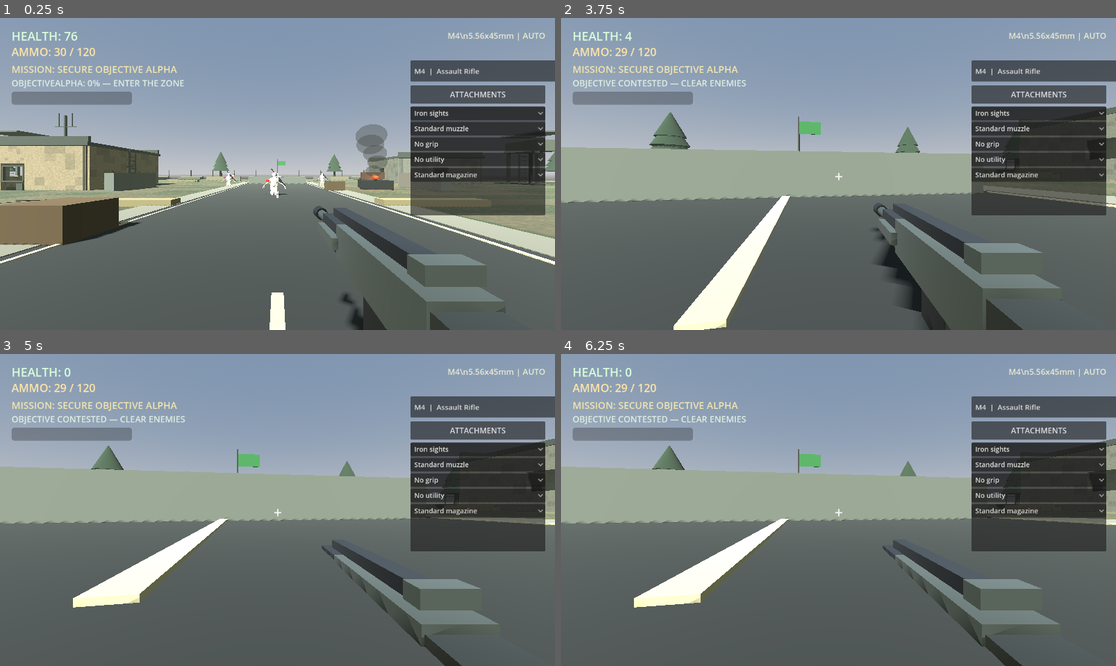
Above: before the commit, frames 1-4 (two rows, left to right).
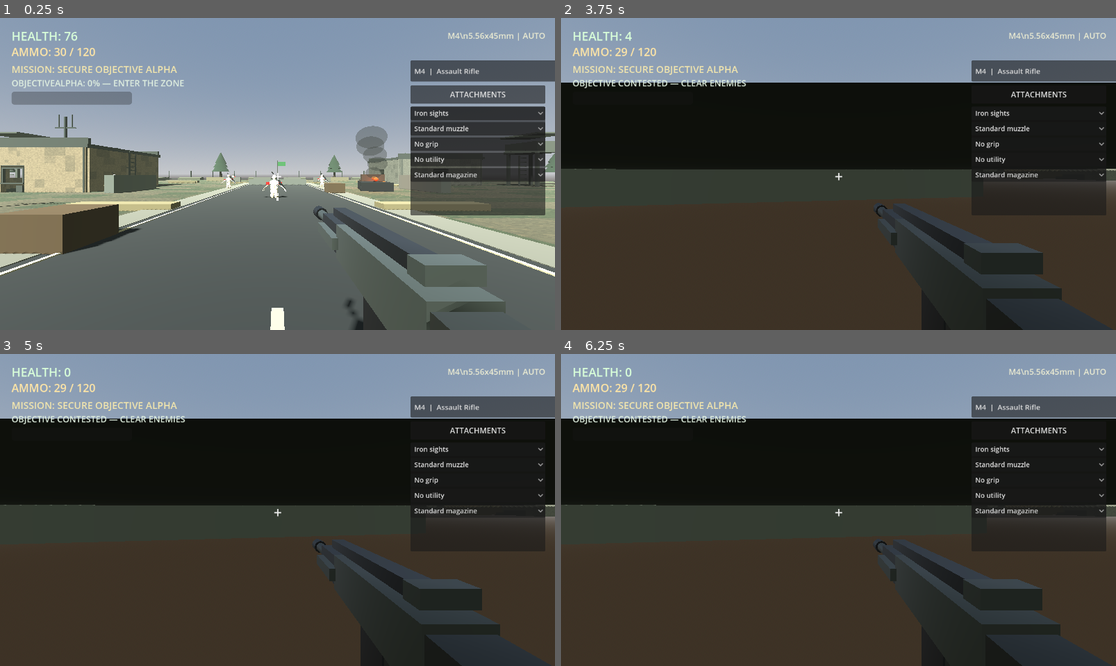
Above: after the commit, the same moments.

Repository: leefortine86-eng/Hunger-For-War
Game: Godot game, scene res://scenes/main.tscn
Same seed, same stepped clock (60 frames per second), same inputs: the game is played once before the commit and once after it.
Inputs (mouse positions are in pixels of both pictures, inside the frame that each line leads up to):
- Up to frame 1 (0.25 s): no input
- Up to frame 2 (3.75 s): tap Enter at 0.5 s; move the mouse to (866, 174) at 0.52 s; hold W (move_forward) from 0.53 s (still down); tap R at 0.6 s; click (866, 174) at 0.67 s; tap Space at 0.77, 1.52, 3.02 s; move the mouse to (810, 174) at 1.27 s; tap Q at 1.35 s; move the mouse to (849, 167) at 2.02 s; tap E at 2.1 s; move the mouse to (832, 180) at 2.77 s; tap Shift at 2.85 s; click (832, 180) at 2.92 s; move the mouse to (877, 177) at 3.52 s; hold Z from 3.53 s (still down)
- Up to frame 3 (5 s): keep holding W (move_forward); tap Space at 3.77, 4.52 s; move the mouse to (233, 506) at 4.27 s; release Z at 4.28 s; tap Ctrl at 4.35 s
- Up to frame 4 (6.25 s): move the mouse to (844, 510) at 5.02 s; tap R at 5.1 s; click (844, 510) at 5.17 s; move the mouse to (816, 503) at 5.77 s; release W (move_forward) at 5.78 s; hold D (move_right) from 5.78 s (still down); tap Q at 5.85 s; tap Space at 6.02 s

The runs differ from the first frame. In frame 1, 7.3% of the frame differs, in the area x 0-100%, y 30-100%; in frame 2, 74%, in the area x 0-100%, y 20-100%; in frame 3, 74%; in frame 4, 74%.

Commit message:
Fix stance camera height and isolate movement controls

Diff:
--- a/scripts/player.gd
+++ b/scripts/player.gd
@@ -548,6 +548,8 @@
     elif velocity.y < 0.0:
         velocity.y = 0.0
 
+    # Keep the camera at a fixed height for each stance. The movement stick
+    # only changes horizontal velocity; looking is handled by the right side.
     var capsule := body_collision.shape as CapsuleShape3D
     if capsule:
         var target_height := 0.65 if prone else (1.2 if crouching else 1.8)
@@ -555,7 +557,7 @@
         body_collision.position.y = capsule.height * 0.5
 
     var target_camera_height := 0.48 if prone else (1.05 if crouching else 1.55)
-    camera.position.y = move_toward(camera.position.y, target_camera_height, 3.0 * delta)
+    camera.position = Vector3(0.0, target_camera_height, 0.0)
 
     if is_instance_valid(sprint_button):
         sprint_button.text = "SPRINT ON" if mobile_sprint else "SPRINT"
